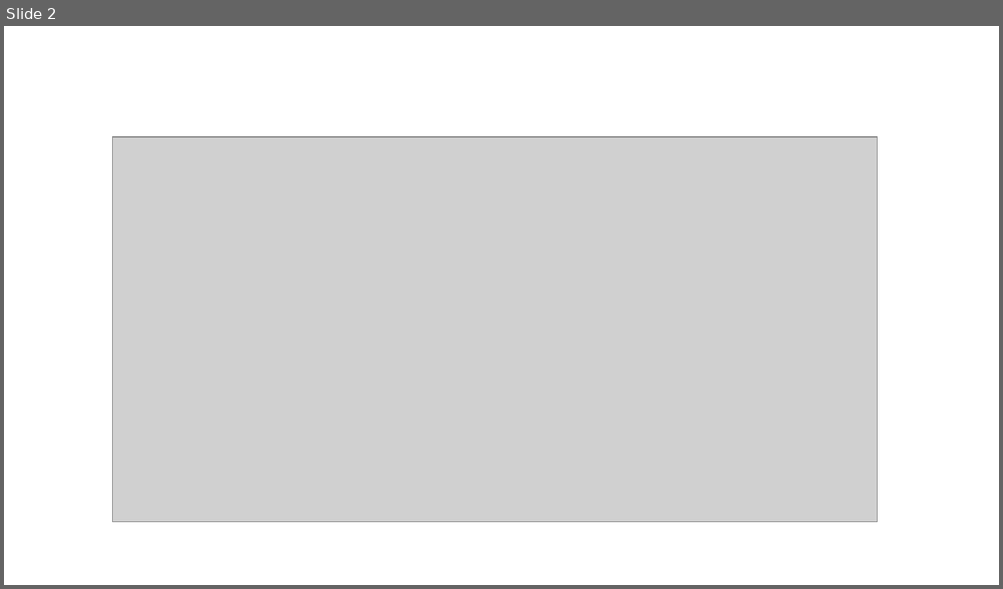
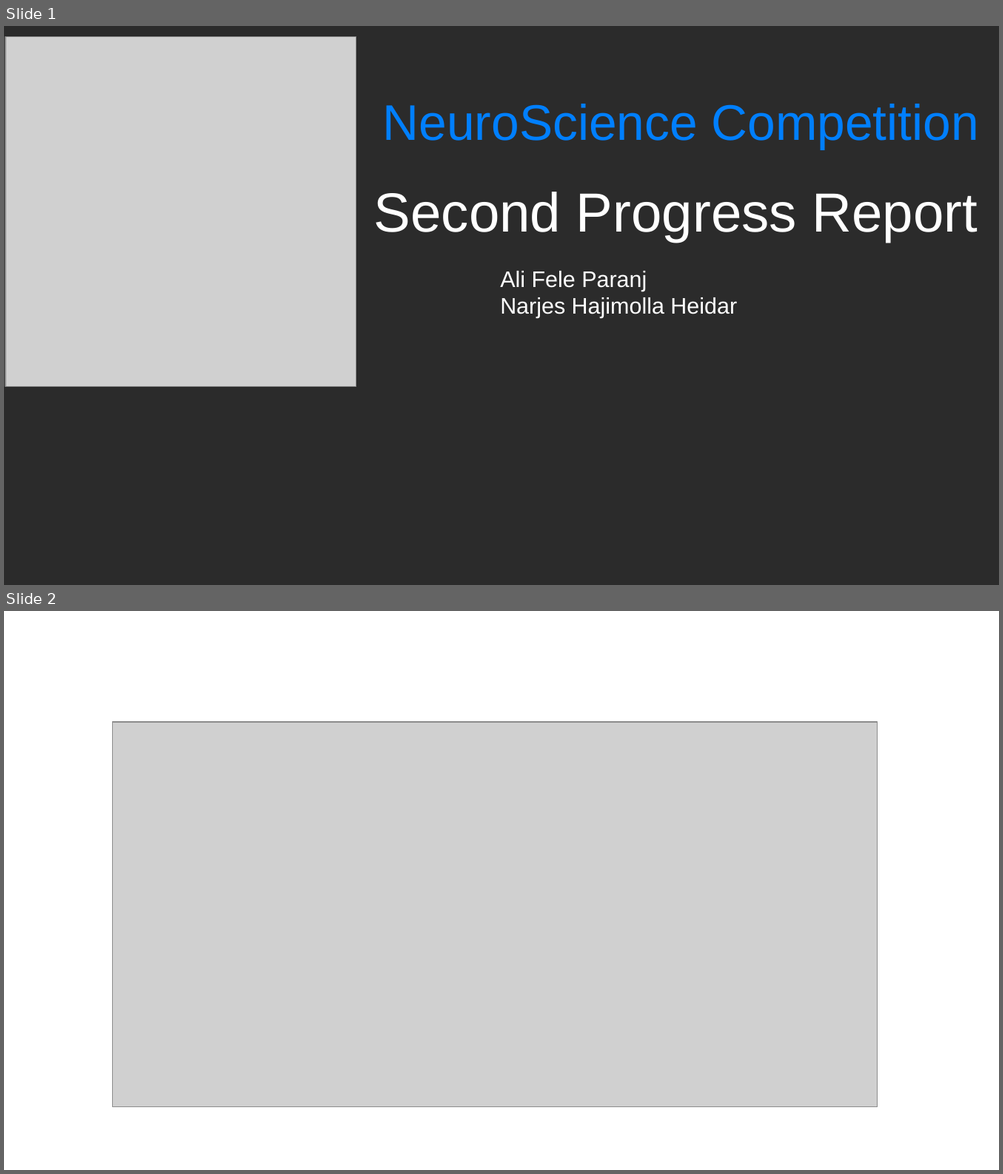
Before and after one commit to alifele/IPM-Neuro-Complex-systems-Competition, a slide deck: Progress Report/progress report2.odp. Shown one above the other, each under a label of ours: slide 2 before the commit, slides 1 and 2 after it. The pictures are 1003x589 and 1003x1174 pixels, drawn with LibreOffice and Linux fonts; fonts in the diff are those of the drawing; grey boxes stand for pictures; background and template pictures are left out; a plain dark background stands for a picture behind light text. Boxes give left, top, right and bottom in pixels: in the first picture for what was removed or moved away, otherwise in the second. Text is boxed around its words. In the diff, an @@ line names an element or a change of style, - is before the commit and + after.

```diff
--- a/Progress Report/progress report2.odp
+++ b/Progress Report/progress report2.odp
@@ slide 1 added at (x1=4, y1=26, x2=999, y2=585), background picture (left out) @@
@@ picture added at (x1=5, y1=37, x2=356, y2=387) @@
@@ text added at (x1=383, y1=104, x2=979, y2=150), 40 pt, text #007FFE @@
+NeuroScience Competition
@@ title added at (x1=374, y1=192, x2=977, y2=242), 44 pt, text #FFFFFF @@
+Second Progress Report
@@ text added at (x1=500, y1=271, x2=737, y2=318), 18 pt, text #FFFFFF @@
+Ali Fele Paranj
+Narjes Hajimolla Heidar
```
Also in this commit, not shown: 1 slide removed, 1 other file.
